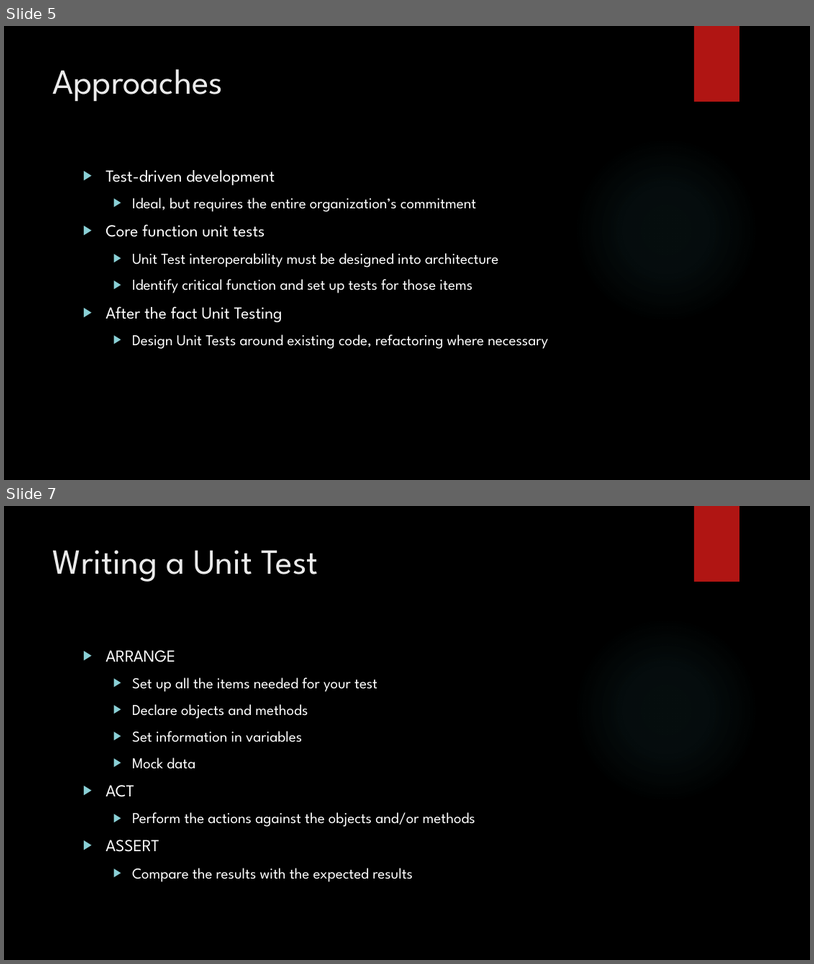
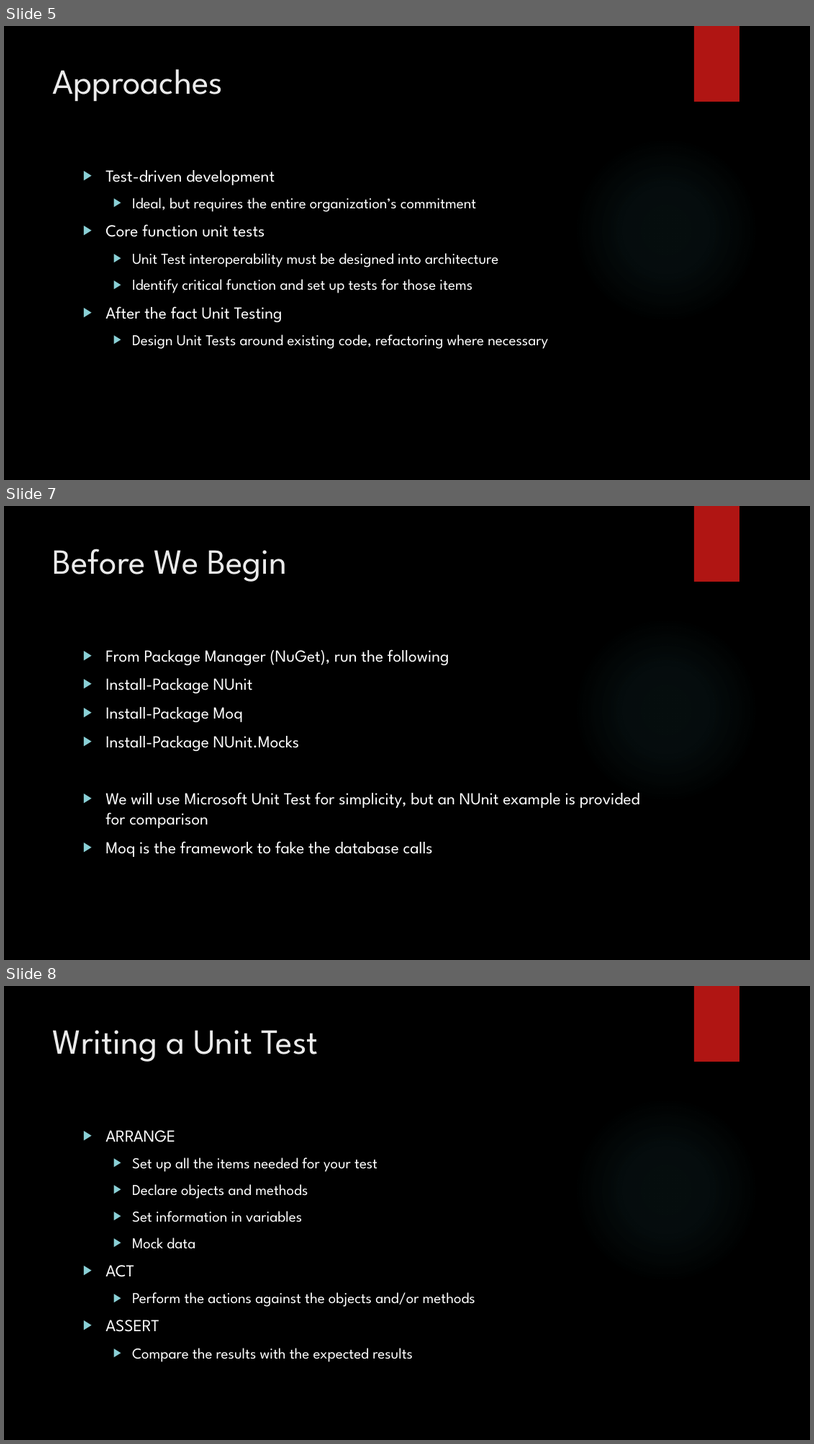
Before and after one commit to aeroradish/dotnet.unittestpresentation, a slide deck: UnitTestPresentation.pptx. Shown one above the other, each under a label of ours: slides 5 and 7 before the commit, slides 5, 7 and 8 after it; the slides between them are not shown. The pictures are 814x964 and 814x1444 pixels, drawn with LibreOffice and Linux fonts; fonts in the diff are those of the drawing; background and template pictures are left out. Boxes give left, top, right and bottom in pixels: in the first picture for what was removed or moved away, otherwise in the second. Text is boxed around its words. In the diff, an @@ line names an element or a change of style, - is before the commit and + after.

```diff
--- a/UnitTestPresentation.pptx
+++ b/UnitTestPresentation.pptx
@@ slide 7 added at <box>4,506,810,960</box>, background picture (left out); not listed: 2 template elements that a slide beside it also shows @@
@@ title added at <box>53,548,288,582</box>, 42 pt, text #EBEBEB @@
+Before We Begin
@@ text added at <box>106,649,640,857</box>, 20 pt, text #FFFFFF @@
+▶ From Package Manager (NuGet), run the following
+▶ Install-Package NUnit
+▶ Install-Package Moq
+▶ Install-Package NUnit.Mocks
+▶ We will use Microsoft Unit Test for simplicity, but an NUnit example is provided for comparison
+▶ Moq is the framework to fake the database calls
@@ what was slide 7 is now slide 8 @@
```
Also in this commit, not shown: 1 slide changed.
